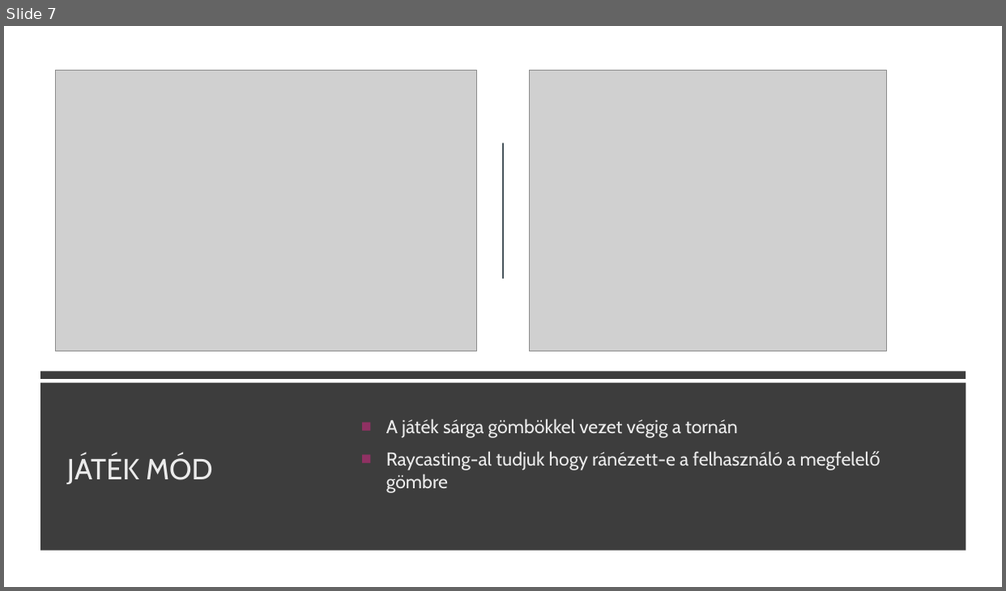
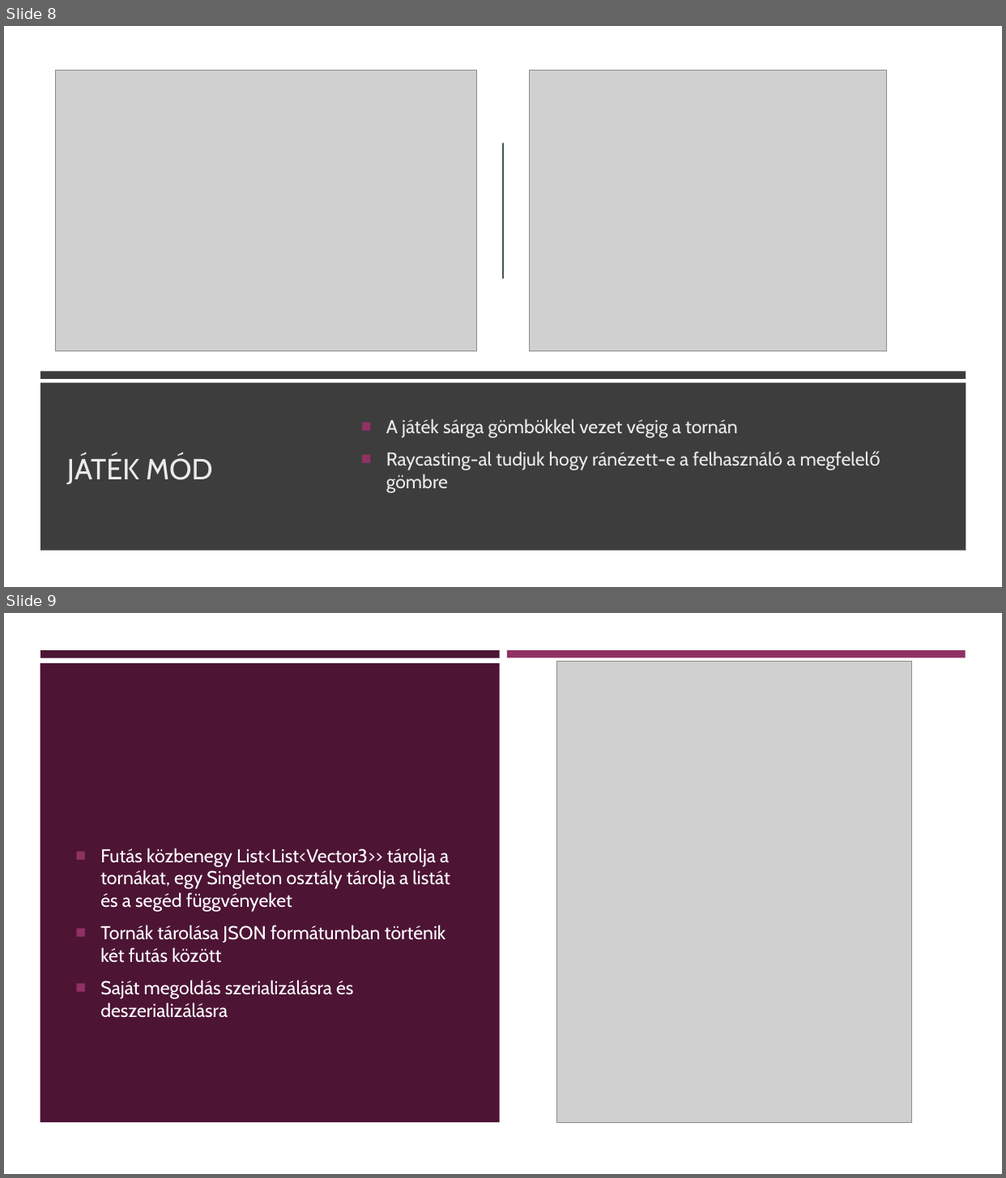
Before and after one commit to KihiraLove/Szakdoga, a slide deck: Documents/VR játék fejlesztés Rehabilitációs célra.pptx. Shown one above the other, each under a label of ours: slide 7 before the commit, slides 8 and 9 after it. The pictures are 1006x591 and 1006x1178 pixels, drawn with LibreOffice and Linux fonts; fonts in the diff are those of the drawing; grey boxes stand for pictures. Boxes give left, top, right and bottom in pixels: in the first picture for what was removed or moved away, otherwise in the second. Text is boxed around its words. In the diff, an @@ line names an element or a change of style, - is before the commit and + after.

Commit message:
ppt updated

```diff
--- a/Documents/VR játék fejlesztés Rehabilitációs célra.pptx
+++ b/Documents/VR játék fejlesztés Rehabilitációs célra.pptx
@@ slide 9 added at box(4, 613, 1002, 1174), background #000000 @@
@@ rectangle added at box(4, 613, 1002, 1174), fill #FFFFFF @@
@@ rectangle added at box(40, 650, 500, 658), fill #4D1434 @@
@@ rectangle added at box(507, 650, 965, 658), fill #903163 @@
@@ picture added at box(557, 661, 912, 1122) @@
@@ rectangle added at box(40, 663, 500, 1122), fill #4D1434 @@
@@ text added at box(100, 848, 450, 1018), 18 pt, text #FFFFFF @@
+■ Futás közbenegy List<List<Vector3>> tárolja a tornákat, egy Singleton osztály tárolja a listát és a segéd függvényeket
+■ Tornák tárolása JSON formátumban történik két futás között
+■ Saját megoldás szerializálásra és deszerializálásra
@@ what was slide 7 is now slide 8 @@
```
Also in this commit, not shown: 4 other slides added, 3 other files.
